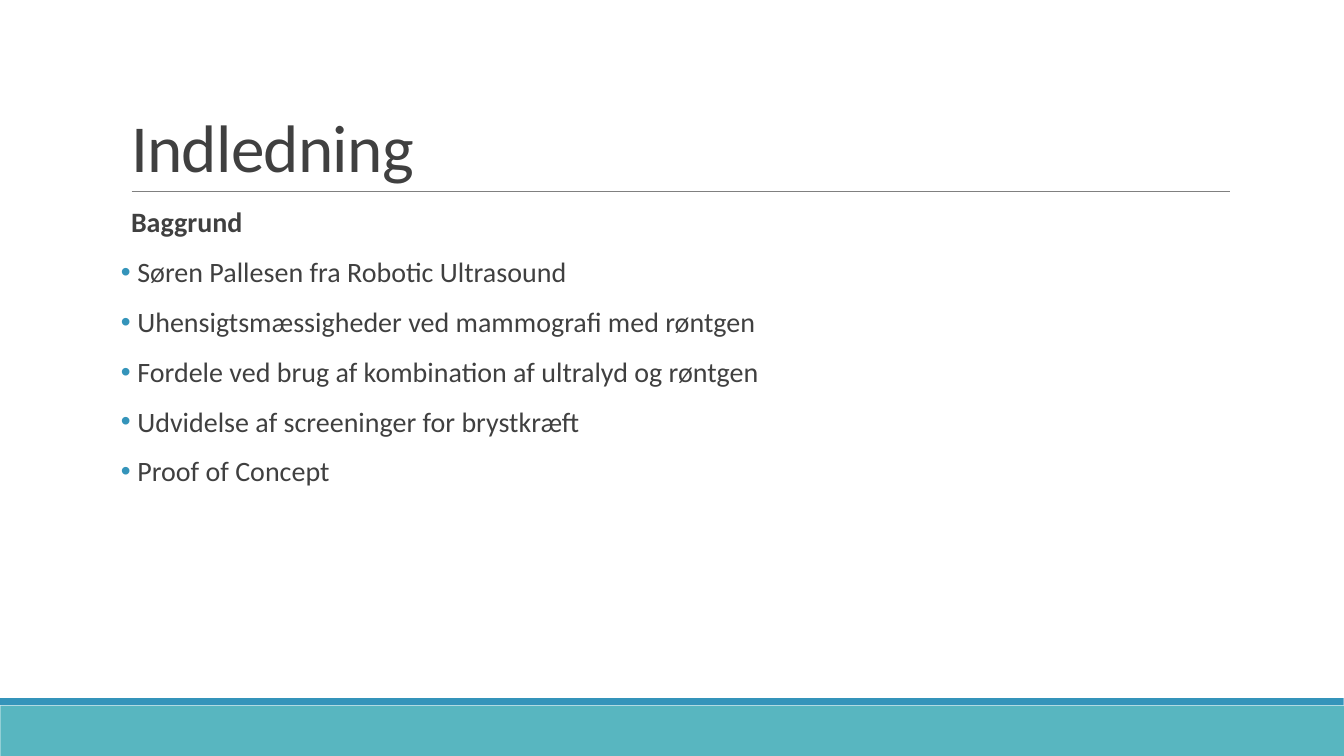
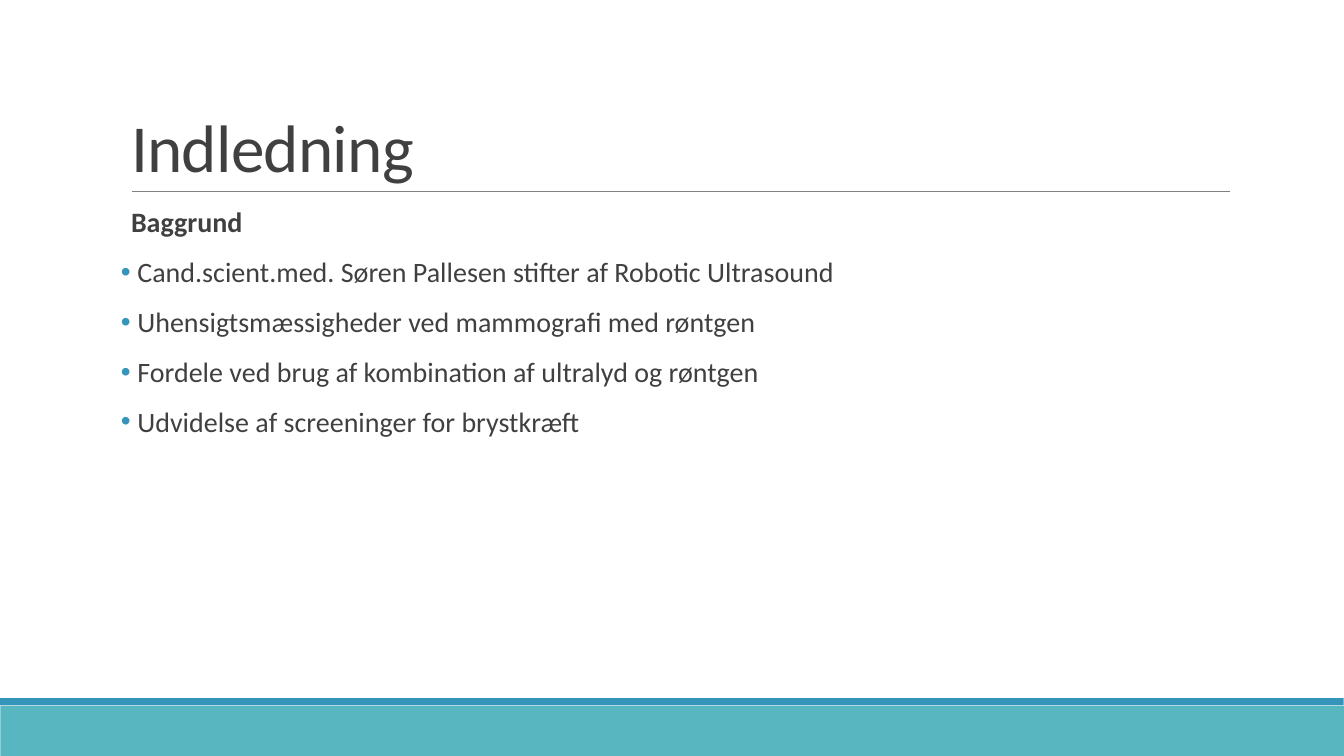
Before and after one commit to zeroregard/Automatic-Sonography, a slide deck: slide 3 of Præsentation_Eksamen.pptx. Drawn at 1344x756 pixels with LibreOffice and Linux fonts; fonts in the diff are those of the drawing. Boxes give left, top, right and bottom in pixels: in the first picture for what was removed or moved away, otherwise in the second. Text is boxed around its words. In the diff, an @@ line names an element or a change of style, - is before the commit and + after.

```diff
--- a/Præsentation_Eksamen.pptx
+++ b/Præsentation_Eksamen.pptx
@@ text at [137, 262, 833, 283]: text changed @@
-• Søren Pallesen fra Robotic Ultrasound
+• Cand.scient.med. Søren Pallesen stifter af Robotic Ultrasound
@@ text at [137, 462, 329, 486]: paragraph removed @@
-• Proof of Concept
```
Also in this commit, not shown: 4 other slides changed.
